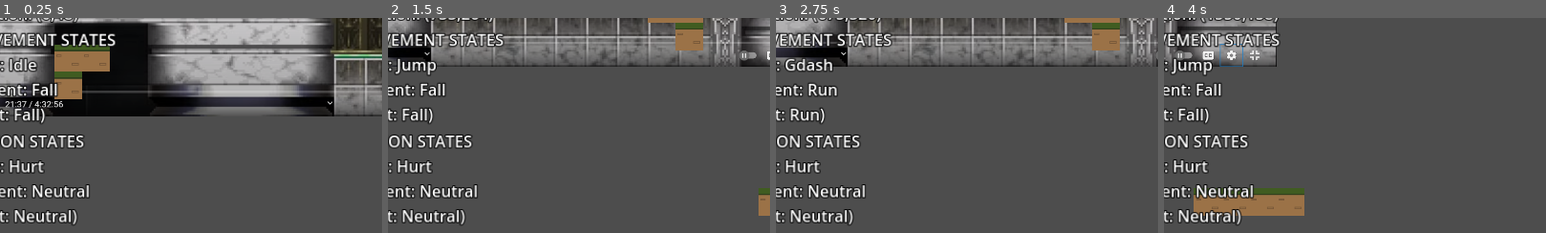
Above: before the commit, frames 1-4 (left to right).
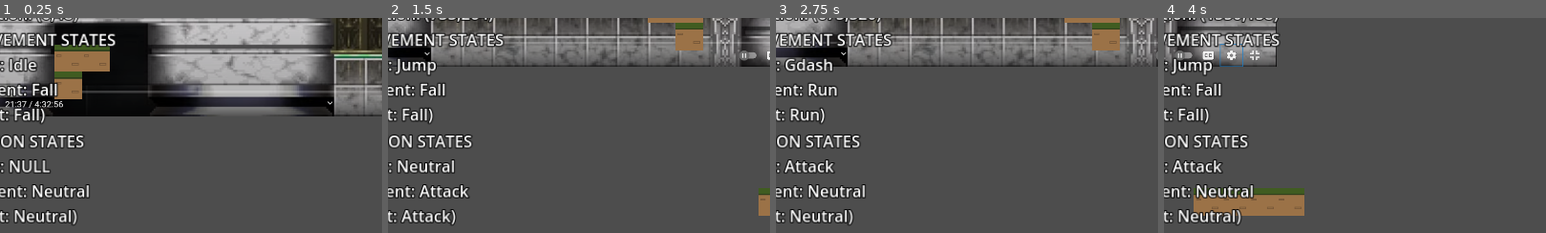
Above: after the commit, the same moments.

Repository: azylazide/untitled-hw-game-G4
Game: Godot game, scene res://src/levels/level_test.tscn
Same seed, same stepped clock (60 frames per second), same inputs: the game is played once before the commit and once after it.
Inputs:
- Up to frame 1 (0.25 s): no input
- Up to frame 2 (1.5 s): tap Enter (ui_accept) at 0.5 s; hold X (dash) 0.53-1.28 s; hold D (right) from 0.53 s (still down); tap Space (jump) at 0.77, 1.07 s; tap Z (attack, bound only after the commit) at 0.8, 1.35 s
- Up to frame 3 (2.75 s): tap Space (jump) at 1.52, 1.55, 1.82 s; release D (right) at 2.03 s; hold A (left) from 2.03 s (still down); hold Space (jump) from 2.03 s (still down); tap X (dash) at 2.3 s
- Up to frame 4 (4 s): release A (left) at 2.78 s; release Space (jump) at 2.78 s; hold D (right) from 2.78 s (still down); tap X (dash) at 2.85 s; tap Space (jump) at 3.02, 3.32, 3.77, 3.8 s; tap Z (attack, bound only after the commit) at 3.05 s; hold Z (attack, bound only after the commit) from 3.53 s (still down)
The pictures show only the part of the screen within x 4-54%, y 10-60%; the shares and areas given below are measured in that part.

The runs differ from the first frame. In frame 1, 0.4% of the frame differs, in the area x 3-14%, y 65-73%; in frame 2, 2.0%, in the area x 3-24%, y 65-97%; in frame 3, 0.6%; in frame 4, 0.6%.

Commit message:
migrated change state func adding action state check in movement added auto state for knockback or cutscene

Diff:
--- a/project.godot
+++ b/project.godot
@@ -60,11 +60,19 @@
 "events": [Object(InputEventKey,"resource_local_to_scene":false,"resource_name":"","device":-1,"window_id":0,"alt_pressed":false,"shift_pressed":false,"ctrl_pressed":false,"meta_pressed":false,"pressed":false,"keycode":0,"physical_keycode":80,"key_label":0,"unicode":112,"echo":false,"script":null)
 ]
 }
+attack={
+"deadzone": 0.5,
+"events": [Object(InputEventKey,"resource_local_to_scene":false,"resource_name":"","device":-1,"window_id":0,"alt_pressed":false,"shift_pressed":false,"ctrl_pressed":false,"meta_pressed":false,"pressed":false,"keycode":0,"physical_keycode":90,"key_label":0,"unicode":122,"echo":false,"script":null)
+, Object(InputEventJoypadButton,"resource_local_to_scene":false,"resource_name":"","device":-1,"button_index":2,"pressure":0.0,"pressed":false,"script":null)
+]
+}
 
 [layer_names]
 
 2d_physics/layer_1="environment"
 2d_physics/layer_2="player"
+2d_physics/layer_3="enemy"
+2d_physics/layer_4="hazard"
 2d_physics/layer_5="camera_area"
 
 [rendering]
--- a/src/actors/player.gd
+++ b/src/actors/player.gd
@@ -213,7 +213,7 @@
 	if Action.next != Action.current:
 		_exit_action_state(delta,Action.current)
 	#transition
-	change_action_state(Action.next)
+	Action.change_state()
 
 ## Initial states that run first
 func _initial_movement_state(delta: float) -> int:
@@ -271,168 +271,173 @@
 	if Action.current in [Action.STATES.DEATH]:
 		return Move.AUTO
 
-	match Move.current:
-		Move.STATES.IDLE:
-			var dir:= get_direction()
-			velocity.x = 0
-			#_apply_gravity(delta)
-
-			was_on_floor = check_floor()
-			_apply_movement(dir)
-			on_floor = check_floor()
-			on_wall = check_wall()
-
-			if dir != 0:
-				return Move.STATES.RUN
-
-			if not on_floor:
-				if was_on_floor:
-					coyote_timer.start()
-				else:
-					return Move.STATES.FALL
-
-			if not jump_buffer_timer.is_stopped() and on_floor:
-				jump_buffer_timer.stop()
-				return Move.STATES.JUMP
-
-			return Move.STATES.IDLE
-
-		Move.STATES.RUN:
-			var dir:= get_direction()
-			velocity.x = speed*dir
-			#_apply_gravity(delta)
-
-			was_on_floor = check_floor()
-			_apply_movement(dir)
-			on_floor = check_floor()
-			on_wall = check_wall()
-
-			if dir == 0 and on_floor:
-				return Move.STATES.IDLE
-
-			if not on_floor:
-				if was_on_floor:
-					coyote_timer.start()
-				else:
-					return Move.STATES.FALL
-
-			if not jump_buffer_timer.is_stopped() and on_floor:
-				jump_buffer_timer.stop()
-				return Move.STATES.JUMP
-
-			return Move.STATES.RUN
-
-		Move.STATES.FALL:
-			var dir:= get_direction()
-			velocity.x = speed*dir
-			_apply_gravity(delta)
-
-			was_on_floor = check_floor()
-			_apply_movement(dir)
-			on_floor = check_floor()
-			on_wall = check_wall()
-
-			if on_wall:
+	if not Action.current == Action.STATES.HURT:
+		match Move.current:
+			Move.STATES.IDLE:
+				var dir:= get_direction()
+				velocity.x = 0
+				#_apply_gravity(delta)
+
+				was_on_floor = check_floor()
+				_apply_movement(dir)
+				on_floor = check_floor()
+				on_wall = check_wall()
+
 				if dir != 0:
-					if wall_normal != Vector2.ZERO and dir*wall_normal.x < 0 and wall_cooldown_timer.is_stopped():
-						return Move.STATES.WALL
-					elif wall_normal.x == 0:
-						#edge case review later; use face direction
-						pass
-
-			if on_floor:
-				return Move.STATES.IDLE
-
-			return Move.STATES.FALL
-
-		Move.STATES.JUMP:
-			_apply_gravity(delta)
-			var dir:= get_direction()
-			if wall_jump_hold_timer.is_stopped():
-				velocity.x = speed*dir
-
-			was_on_floor = check_floor()
-			_apply_movement(dir)
-			on_floor = check_floor()
-			on_wall = check_wall()
-
-			if velocity.y > 0:
-				return Move.STATES.FALL
-
-			return Move.STATES.JUMP
-
-		Move.STATES.GDASH:
-			var dir:= get_direction()
-
-			was_on_floor = check_floor()
-			_apply_movement(dir)
-			on_floor = check_floor()
-			on_wall = check_wall()
-
-			if not on_floor:
-				if was_on_floor:
-					coyote_timer.start()
-
-			if dash_timer.is_stopped():
-				if on_floor:
-					if dir != 0:
-						return Move.STATES.RUN
-					else:
-						return Move.STATES.IDLE
-				elif not on_floor and not was_on_floor:
-					return Move.STATES.FALL
-
-			return Move.STATES.GDASH
-
-		Move.STATES.ADASH:
-			var dir:= get_direction()
-
-			was_on_floor = check_floor()
-			_apply_movement(dir)
-			on_floor = check_floor()
-			on_wall = check_wall()
-
-			if dash_timer.is_stopped():
-				if on_floor:
-					if dir != 0:
-						return Move.STATES.RUN
-					else:
-						return Move.STATES.IDLE
-				else:
-					if not dash_jump_buffer_timer.is_stopped():
-						can_ajump = false
-						return Move.STATES.JUMP
+					return Move.STATES.RUN
+
+				if not on_floor:
+					if was_on_floor:
+						coyote_timer.start()
 					else:
 						return Move.STATES.FALL
 
-			return Move.STATES.ADASH
-
-		Move.STATES.WALL:
-			#snap?
-			var dir:= get_direction()
-			velocity.y += wall_slide_multiplier*fall_gravity*delta
-			velocity.y = min(velocity.y,0.5*max_fall_tile*Globals.TILE_UNITS)
-
-			was_on_floor = check_floor()
-			_apply_movement(dir)
-			on_floor = check_floor()
-			on_wall = check_wall()
-
-			if wall_slide_timer.is_stopped():
-					if dir*wall_normal.x > 0:
+				if not jump_buffer_timer.is_stopped() and on_floor:
+					jump_buffer_timer.stop()
+					return Move.STATES.JUMP
+
+				return Move.STATES.IDLE
+
+			Move.STATES.RUN:
+				var dir:= get_direction()
+				velocity.x = speed*dir
+				#_apply_gravity(delta)
+
+				was_on_floor = check_floor()
+				_apply_movement(dir)
+				on_floor = check_floor()
+				on_wall = check_wall()
+
+				if dir == 0 and on_floor:
+					return Move.STATES.IDLE
+
+				if not on_floor:
+					if was_on_floor:
+						coyote_timer.start()
+					else:
 						return Move.STATES.FALL
 
-			if on_floor:
+				if not jump_buffer_timer.is_stopped() and on_floor:
+					jump_buffer_timer.stop()
+					return Move.STATES.JUMP
+
+				return Move.STATES.RUN
+
+			Move.STATES.FALL:
+				var dir:= get_direction()
+				velocity.x = speed*dir
+				_apply_gravity(delta)
+
+				was_on_floor = check_floor()
+				_apply_movement(dir)
+				on_floor = check_floor()
+				on_wall = check_wall()
+
+				if on_wall:
+					if dir != 0:
+						if wall_normal != Vector2.ZERO and dir*wall_normal.x < 0 and wall_cooldown_timer.is_stopped():
+							return Move.STATES.WALL
+						elif wall_normal.x == 0:
+							#edge case review later; use face direction
+							pass
+
+				if on_floor:
+					return Move.STATES.IDLE
+
+				return Move.STATES.FALL
+
+			Move.STATES.JUMP:
+				_apply_gravity(delta)
+				var dir:= get_direction()
+				if wall_jump_hold_timer.is_stopped():
+					velocity.x = speed*dir
+
+				was_on_floor = check_floor()
+				_apply_movement(dir)
+				on_floor = check_floor()
+				on_wall = check_wall()
+
+				if velocity.y > 0:
+					return Move.STATES.FALL
+
+				return Move.STATES.JUMP
+
+			Move.STATES.GDASH:
+				var dir:= get_direction()
+
+				was_on_floor = check_floor()
+				_apply_movement(dir)
+				on_floor = check_floor()
+				on_wall = check_wall()
+
+				if not on_floor:
+					if was_on_floor:
+						coyote_timer.start()
+
+				if dash_timer.is_stopped():
+					if on_floor:
+						if dir != 0:
+							return Move.STATES.RUN
+						else:
+							return Move.STATES.IDLE
+					elif not on_floor and not was_on_floor:
+						return Move.STATES.FALL
+
+				return Move.STATES.GDASH
+
+			Move.STATES.ADASH:
+				var dir:= get_direction()
+
+				was_on_floor = check_floor()
+				_apply_movement(dir)
+				on_floor = check_floor()
+				on_wall = check_wall()
+
+				if dash_timer.is_stopped():
+					if on_floor:
+						if dir != 0:
+							return Move.STATES.RUN
+						else:
+							return Move.STATES.IDLE
+					else:
+						if not dash_jump_buffer_timer.is_stopped():
+							can_ajump = false
+							return Move.STATES.JUMP
+						else:
+							return Move.STATES.FALL
+
+				return Move.STATES.ADASH
+
+			Move.STATES.WALL:
+				#snap?
+				var dir:= get_direction()
+				velocity.y += wall_slide_multiplier*fall_gravity*delta
+				velocity.y = min(velocity.y,0.5*max_fall_tile*Globals.TILE_UNITS)
+
+				was_on_floor = check_floor()
+				_apply_movement(dir)
+				on_floor = check_floor()
+				on_wall = check_wall()
+
+				if wall_slide_timer.is_stopped():
+						if dir*wall_normal.x > 0:
+							return Move.STATES.FALL
+
+				if on_floor:
+					face_direction = signf(wall_normal.x)
+					return Move.STATES.IDLE
+
+				if not on_wall:
+					face_direction = signf(wall_normal.x)
+					return Move.STATES.FALL
+
 				face_direction = signf(wall_normal.x)
-				return Move.STATES.IDLE
-
-			if not on_wall:
-				face_direction = signf(wall_normal.x)
-				return Move.STATES.FALL
-
-			face_direction = signf(wall_normal.x)
-			return Move.STATES.WALL
-
+				return Move.STATES.WALL
+
+	elif Action.current == Action.STATES.HURT:
+		#knockback
+		pass
+	#-------------
 	return Move.NULL
 
 func _run_action_state(delta: float) -> int:
@@ -440,9 +445,16 @@
 		Action.STATES.NEUTRAL:
 			return Action.STATES.NEUTRAL
 		Action.STATES.ATTACK:
+			print("attack")
+			if $Timers/testtimer.is_stopped():
+				return Action.STATES.NEUTRAL
+			return Action.STATES.ATTACK
+		Action.STATES.HURT:
+			#invincibility timer & knockback
 			return Action.STATES.NEUTRAL
 		Action.STATES.DEATH:
 			return Action.STATES.DEATH
+
 	return Action.NULL
 
 ## Clean up when transitioning out to
@@ -451,23 +463,6 @@
 
 func _exit_action_state(delta: float, current: int) -> int:
 	return 0
-
-## Transitioning states
-func change_movement_state(next_state: int) -> void:
-	Move.previous_frame = Move.current
-	if next_state == Move.current:
-		return
-
-	Move.previous = Move.current
-	Move.current = next_state
-
-func change_action_state(next_state: int) -> void:
-	Action.previous_frame = Action.current
-	if next_state == Action.current:
-		return
-
-	Action.previous = Action.current
-	Action.current = next_state
 
 ## Setup jump based on previous state for the jump enter setup
 func _enter_jump() -> void:
@@ -547,56 +542,90 @@
 		Move.STATES.IDLE:
 			if event.is_action_pressed("jump"):
 				if on_floor:
-					change_movement_state(Move.STATES.JUMP)
+					Move.next = Move.STATES.JUMP
+					Move.change_state()
+
 			if event.is_action_pressed("dash"):
 				if dash_cooldown_timer.is_stopped():
-					change_movement_state(Move.STATES.GDASH)
+					Move.next = Move.STATES.GDASH
+					Move.change_state()
+
 		Move.STATES.RUN:
 			if event.is_action_pressed("jump"):
 				if on_floor:
-					change_movement_state(Move.STATES.JUMP)
+					Move.next = Move.STATES.JUMP
+					Move.change_state()
+
 			if event.is_action_pressed("dash"):
 				if dash_cooldown_timer.is_stopped():
-					change_movement_state(Move.STATES.GDASH)
+					Move.next = Move.STATES.GDASH
+					Move.change_state()
+
 		Move.STATES.JUMP:
 			if event.is_action_released("jump"):
 				if velocity.y < -min_jump_force:
 					velocity.y = -min_jump_force
-					change_movement_state(Move.STATES.FALL)
+					Move.next = Move.STATES.FALL
+					Move.change_state()
+
 				else:
-					change_movement_state(Move.STATES.FALL)
+					Move.next = Move.STATES.FALL
+					Move.change_state()
+
 			if event.is_action_pressed("dash"):
 				if dash_cooldown_timer.is_stopped() and can_adash:
-					change_movement_state(Move.STATES.ADASH)
+					Move.next = Move.STATES.ADASH
+					Move.change_state()
+
 		Move.STATES.FALL:
 			if event.is_action_pressed("jump"):
 				if velocity.y > 0:
 					jump_buffer_timer.start()
 				if on_wall:
-					change_movement_state(Move.STATES.JUMP)
+					Move.next = Move.STATES.JUMP
+					Move.change_state()
+
 				elif not on_wall and can_ajump:
 					can_ajump = false
 					jump_buffer_timer.stop()
-					change_movement_state(Move.STATES.JUMP)
+					Move.next = Move.STATES.JUMP
+					Move.change_state()
+
 			if event.is_action_pressed("dash"):
 				if dash_cooldown_timer.is_stopped() and can_adash:
-					change_movement_state(Move.STATES.ADASH)
+					Move.next = Move.STATES.ADASH
+					Move.change_state()
+
 		Move.STATES.GDASH:
 			if event.is_action_pressed("jump"):
 				if on_floor:
-					change_movement_state(Move.STATES.JUMP)
+					Move.next = Move.STATES.JUMP
+					Move.change_state()
+
 			if event.is_action_pressed("dash"):
 				if dash_cooldown_timer.is_stopped():
-					change_movement_state(Move.STATES.GDASH)
+					Move.next = Move.STATES.GDASH
+					Move.change_state()
+
 		Move.STATES.ADASH:
 			if event.is_action_pressed("jump"):
 				dash_jump_buffer_timer.start()
 		Move.STATES.WALL:
 			if event.is_action_pressed("jump"):
-				change_movement_state(Move.STATES.JUMP)
+				Move.next = Move.STATES.JUMP
+				Move.change_state()
+
 			if event.is_action_pressed("dash"):
 				face_direction = signf(wall_normal.x)
-				change_movement_state(Move.STATES.ADASH)
+				Move.next = Move.STATES.ADASH
+				Move.change_state()
+
+	match Action.current:
+		Action.STATES.NEUTRAL:
+			if event.is_action_pressed("attack"):
+				$Timers/testtimer.start()
+				Action.next = Action.STATES.ATTACK
+				Action.change_state()
 
 func debug_text() -> void:
 	DebugTexts.get_node("Control/HBoxContainer/VBoxContainer/Label").text = "velocity: (%.00f,%.00f)\nposition: (%.00f,%.00f)" %[velocity.x,velocity.y,global_position.x,global_position.y]
--- a/src/actors/player.tscn
+++ b/src/actors/player.tscn
@@ -25,6 +25,9 @@
 
 [sub_resource type="SegmentShape2D" id="SegmentShape2D_y7x6n"]
 b = Vector2(0, 95)
+
+[sub_resource type="RectangleShape2D" id="RectangleShape2D_j7eh3"]
+size = Vector2(82, 158)
 
 [node name="Player" type="CharacterBody2D"]
 collision_layer = 2
@@ -92,6 +95,11 @@
 process_callback = 0
 one_shot = true
 
+[node name="testtimer" type="Timer" parent="Timers"]
+process_callback = 0
+wait_time = 0.2
+one_shot = true
+
 [node name="Camera2D" type="Camera2D" parent="."]
 visible = false
 enabled = false
@@ -111,3 +119,12 @@
 shape = SubResource("SegmentShape2D_y7x6n")
 target_position = Vector2(5, 0)
 max_results = 10
+
+[node name="Hitbox" type="Area2D" parent="."]
+position = Vector2(0, -79)
+collision_layer = 0
+collision_mask = 8
+
+[node name="CollisionShape2D" type="CollisionShape2D" parent="Hitbox"]
+shape = SubResource("RectangleShape2D_j7eh3")
+debug_color = Color(0.92549, 0, 0.0823529, 0.27451)
--- a/src/states_template.gd
+++ b/src/states_template.gd
@@ -23,6 +23,8 @@
 
 func _name_dict(enum_dic) -> void:
 	state_name = enum_dic.keys().map(func(elem):return elem.to_pascal_case())
+	state_name[-2] = "NULL"
+	state_name[-1] = "AUTO"
 
 func change_state() -> void:
 	self.previous_frame = self.current
Not shown: 1 places in src/actors/player.tscn that only renumber resources
